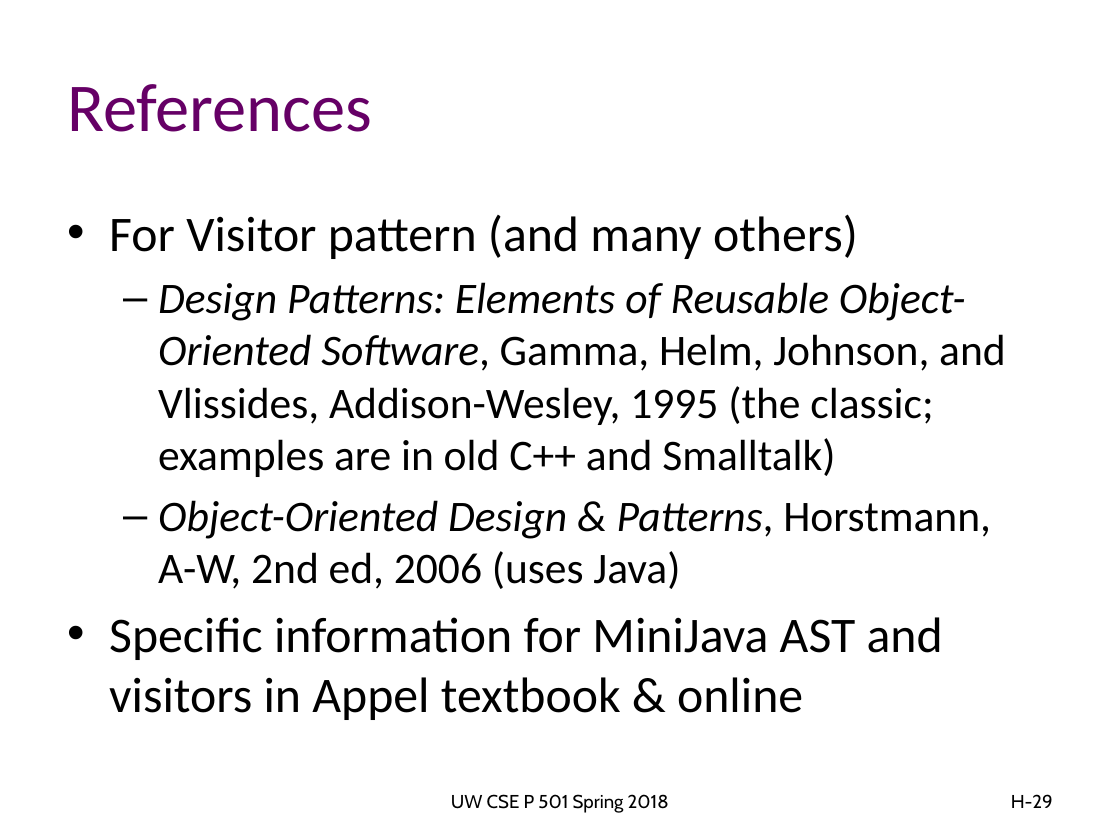
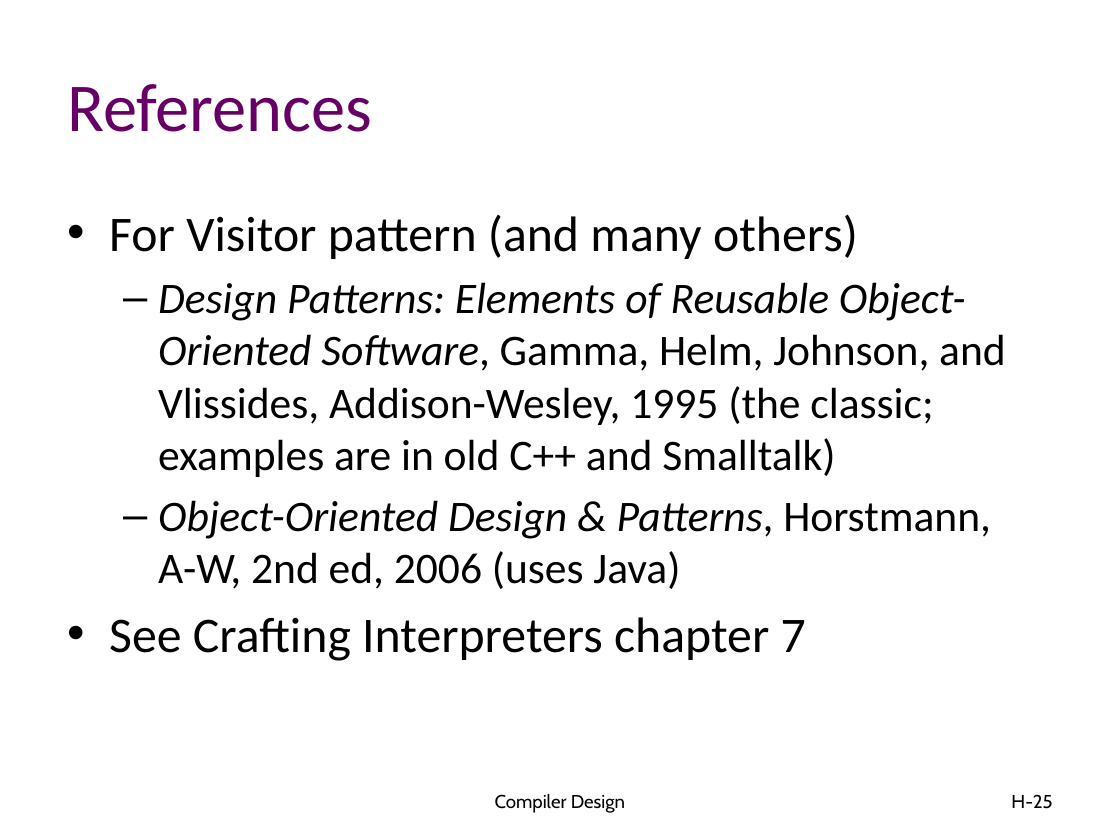
Before and after one commit to atu-se/atu.innomadic.com, a slide deck: slide 25 of courses/compilers/lectures/H-ASTs.pptx (slide 29 before the commit). Drawn at 1120x840 pixels with LibreOffice and Linux fonts; fonts in the diff are those of the drawing. Boxes give left, top, right and bottom in pixels: in the first picture for what was removed or moved away, otherwise in the second. Text is boxed around its words. In the diff, an @@ line names an element or a change of style, - is before the commit and + after.

```diff
--- a/courses/compilers/lectures/H-ASTs.pptx
+++ b/courses/compilers/lectures/H-ASTs.pptx
@@ text at <box>109,617,806,661</box>: text changed @@
-• Specific information for MiniJava AST and visitors in Appel textbook & online
+• See Crafting Interpreters chapter 7
@@ text at <box>495,794,625,813</box>: text changed @@
-UW CSE P 501 Spring 2018
+Compiler Design
@@ page number at <box>1011,794,1052,809</box>: text changed @@
-H-29
+H-25
```
Also in this commit, not shown: 25 other slides changed, 4 slides removed, 1 other file.
